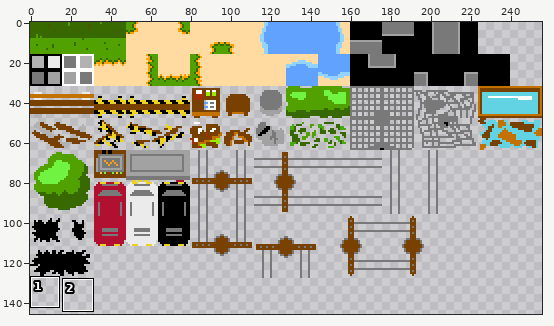
Two states of a sprite sheet, res/atlas/spritesheet.png. The picture above shows the old version from afar; the outline marks the close-up.
Close-up. Before the edit:
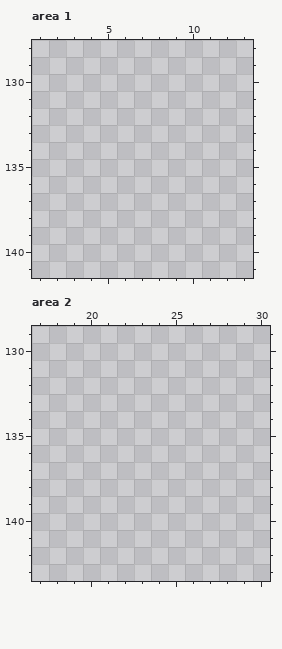
The file is 256x256 pixels. Colours within 5 levels of each other are drawn and written as one. Shown: area 1: x 1..13, y 128..141; area 2: x 17..30, y 129..143. The wide view leaves out empty margins. The commit also changed other parts of the picture, which this record leaves out.
Now the later version:
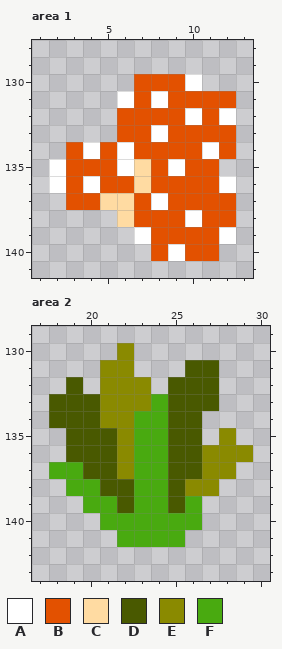
Palette (. is transparent): A #ffffff  B #e35100  C #ffdba2  D #495900  E #8a8a00  F #49aa10
The exact change:
Area 1:
y 130: x 7..10 .... -> BBBA
y 131: x 6..12 ....... -> ABABBBB
y 132: x 6..12 ....... -> BBBBABA
y 133: x 6..12 ....... -> BBABBBB
y 134: x 3..12 .......... -> BABABBBBAB
y 135: x 2..11 .......... -> ABBBACBABB
y 136: x 2..12 ........... -> ABABBCBBBBA
y 137: x 3..12 .......... -> BBCCBABBBB
y 138: x 6..12 ....... -> CBBBABB
y 139: x 7..12 ...... -> ABBBBA
y 140: x 8..11 .... -> BABB
Area 2:
y 130: x 22 . -> E
y 131: x 21..22 .. -> EE; x 26..27 .. -> DD
y 132: x 19 . -> D; x 21..23 ... -> EEE; x 25..27 ... -> DDD
y 133: x 18..27 .......... -> DDDEEEFDDD
y 134: x 18..26 ......... -> DDDEEFFDD
y 135: x 19..26 ........ -> DDDEFFDD; x 28 . -> E
y 136: x 19..29 ........... -> DDDEFFDDEEE
y 137: x 18..28 ........... -> FFDDEFFDDEE
y 138: x 19..27 ......... -> FFDDFFDEE
y 139: x 20..26 ....... -> FFDFFDF
y 140: x 21..26 ...... -> FFFFFF
y 141: x 22..25 .... -> FFFF
